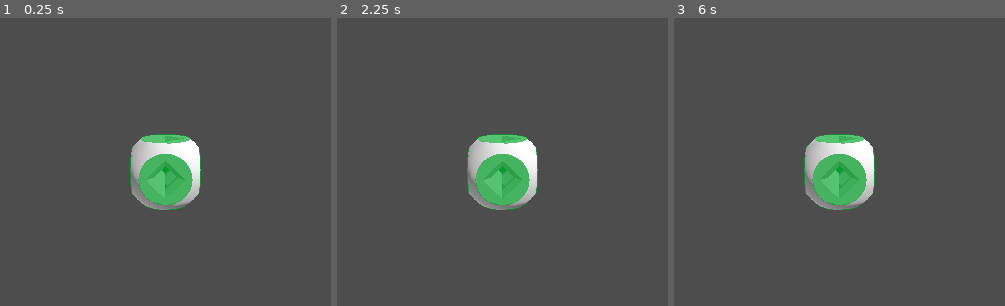
Above: before the commit, frames 1-3 (left to right).
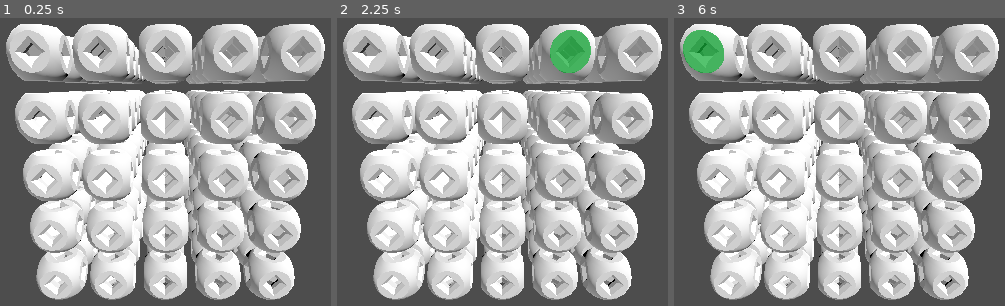
Above: after the commit, the same moments.

Repository: erikringwalters/quble-blast
Game: Godot game, scene res://scenes/main.tscn
The game is run twice, just before and just after one commit, with the same random seed, the same clock (stepped at 60 frames per second) and the same inputs.
Inputs (mouse positions are in pixels of both pictures, inside the frame that each line leads up to):
- Up to frame 1 (0.25 s): no input
- Up to frame 2 (2.25 s): tap Enter at 0.5, 2 s; move the mouse to (outside the picture) at 0.52 s; click (outside the picture) at 0.67 s; tap Space at 1.25 s; move the mouse to (343, 187) at 1.27 s; click (343, 187) at 1.42 s; move the mouse to (581, 66) at 2.02 s; click (581, 66) at 2.17 s
- Up to frame 3 (6 s): tap Space at 2.75, 4.25 s; move the mouse to (799, 254) at 2.77 s; click (799, 254) at 2.92 s; tap Enter at 3.5 s; move the mouse to (outside the picture) at 3.52 s; click (outside the picture) at 3.67 s; move the mouse to (outside the picture) at 4.27 s; click (outside the picture) at 4.42 s; move the mouse to (879, 164) at 5.02 s; click (879, 164) at 5.17 s; move the mouse to (720, 52) at 5.77 s; click (720, 52) at 5.92 s

The runs differ from the first frame. In frame 1, 73% of the frame differs, in the area x 1-99%, y 2-98%; in frame 2, 73%; in frame 3, 73%.

Commit message:
face color on input

Diff:
--- a/scenes/edge_area.tscn
+++ b/scenes/face_area.tscn
@@ -1,6 +1,6 @@
 [gd_scene load_steps=5 format=3 uid="uid://bxsvrnfmbus53"]
 
-[ext_resource type="Script" uid="uid://c0l6y26tp1fic" path="res://scripts/edge_area.gd" id="1_01bpb"]
+[ext_resource type="Script" uid="uid://bgqa5qkyc6au0" path="res://scripts/face_area.gd" id="1_01bpb"]
 
 [sub_resource type="BoxShape3D" id="BoxShape3D_aqh6m"]
 size = Vector3(0.1, 1.4, 1.4)
@@ -16,9 +16,9 @@
 material = SubResource("StandardMaterial3D_aqh6m")
 top_radius = 0.6
 bottom_radius = 0.6
-height = 0.025
+height = 0.05
 
-[node name="EdgeArea" type="Area3D"]
+[node name="FaceArea" type="Area3D"]
 script = ExtResource("1_01bpb")
 
 [node name="Collision" type="CollisionShape3D" parent="."]
@@ -26,5 +26,11 @@
 shape = SubResource("BoxShape3D_aqh6m")
 
 [node name="Mesh" type="MeshInstance3D" parent="."]
+unique_name_in_owner = true
 transform = Transform3D(-4.37114e-08, -1, 0, 1, -4.37114e-08, 0, 0, 0, 1, -0.8, 0, 0)
+visible = false
 mesh = SubResource("CylinderMesh_aqh6m")
+
+[connection signal="area_entered" from="." to="." method="_on_area_entered"]
+[connection signal="mouse_entered" from="." to="." method="_on_mouse_entered"]
+[connection signal="mouse_exited" from="." to="." method="_on_mouse_exited"]
--- a/scenes/main.tscn
+++ b/scenes/main.tscn
@@ -11,7 +11,7 @@
 [node name="CameraPivot" type="Marker3D" parent="."]
 
 [node name="Camera3D" type="Camera3D" parent="CameraPivot"]
-transform = Transform3D(1, 0, 0, 0, 0.9659259, 0.25881907, 0, -0.25881907, 0.9659258, 0, 2, 7)
+transform = Transform3D(1, 0, 0, 0, 0.9659259, 0.25881907, 0, -0.25881907, 0.9659258, 0, 7, 18)
 
 [node name="DirectionalLightTop" type="DirectionalLight3D" parent="CameraPivot"]
 transform = Transform3D(0.70710677, -0.49999997, 0.49999997, 0, 0.7071068, 0.7071068, -0.7071068, -0.5, 0.5, 0, 5, 0)
--- a/scenes/quble.tscn
+++ b/scenes/quble.tscn
@@ -1,7 +1,7 @@
 [gd_scene load_steps=4 format=3 uid="uid://bfbkff3ypqwtn"]
 
 [ext_resource type="PackedScene" uid="uid://buuj121w37q77" path="res://assets/glb/Quble.glb" id="1_hlakk"]
-[ext_resource type="PackedScene" uid="uid://bxsvrnfmbus53" path="res://scenes/edge_area.tscn" id="2_7a6y5"]
+[ext_resource type="PackedScene" uid="uid://bxsvrnfmbus53" path="res://scenes/face_area.tscn" id="2_7a6y5"]
 
 [sub_resource type="BoxShape3D" id="BoxShape3D_hlakk"]
 size = Vector3(16, 16, 16)
--- a/scripts/edge_area.gd
+++ b/scripts/face_area.gd
@@ -1,4 +1,6 @@
 extends Area3D
+
+@onready var mesh: MeshInstance3D = %Mesh
 
 func _ready() -> void:
 	connect("input_event", Callable(self, "_on_input_event"))
@@ -8,3 +10,12 @@
 
 func handle_input(touch_position: Vector3) -> void:
 	print("touch input at: ", touch_position)
+
+func _on_area_entered(area: Area3D) -> void:
+	print("area entered by: ", area)
+
+func _on_mouse_entered() -> void:
+	mesh.visible = true
+
+func _on_mouse_exited() -> void:
+	mesh.visible = false
--- a/scripts/main.gd
+++ b/scripts/main.gd
@@ -2,10 +2,12 @@
 
 @export var quble_scene: PackedScene
 
+var quble_width: float = 1.6
 var quble_distance_offset: float = 2.0
+var quble_axis_count: int = 5
 
 func _ready() -> void:
-	spawn_qubles(1)
+	spawn_qubles(quble_axis_count)
 
 func spawn_qubles(count: int) -> void:
 	for i in count:
@@ -14,4 +16,4 @@
 				print(i, j, k)
 				var quble: RigidBody3D = quble_scene.instantiate()
 				add_child(quble)
-				quble.position = Vector3(i * quble_distance_offset, j * quble_distance_offset, k * quble_distance_offset)
+				quble.position = Vector3(i * quble_distance_offset - (((quble_width) * count) * 0.5), j * quble_distance_offset, k * quble_distance_offset)
Not shown, removed: scripts/edge_area.gd.uid
Not shown, added: scripts/face_area.gd.uid
